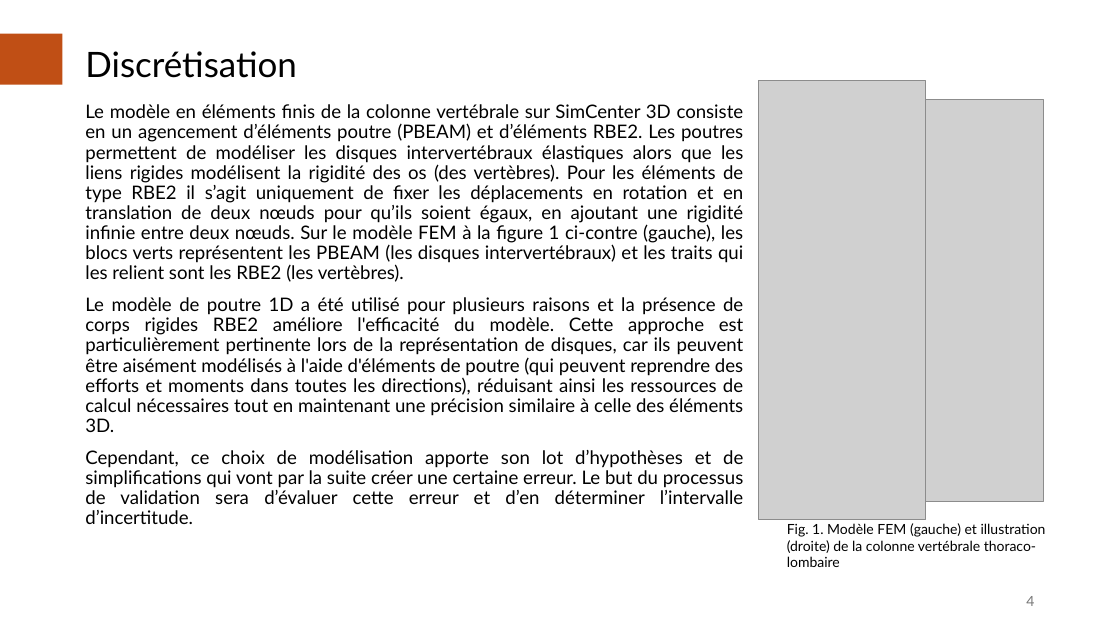
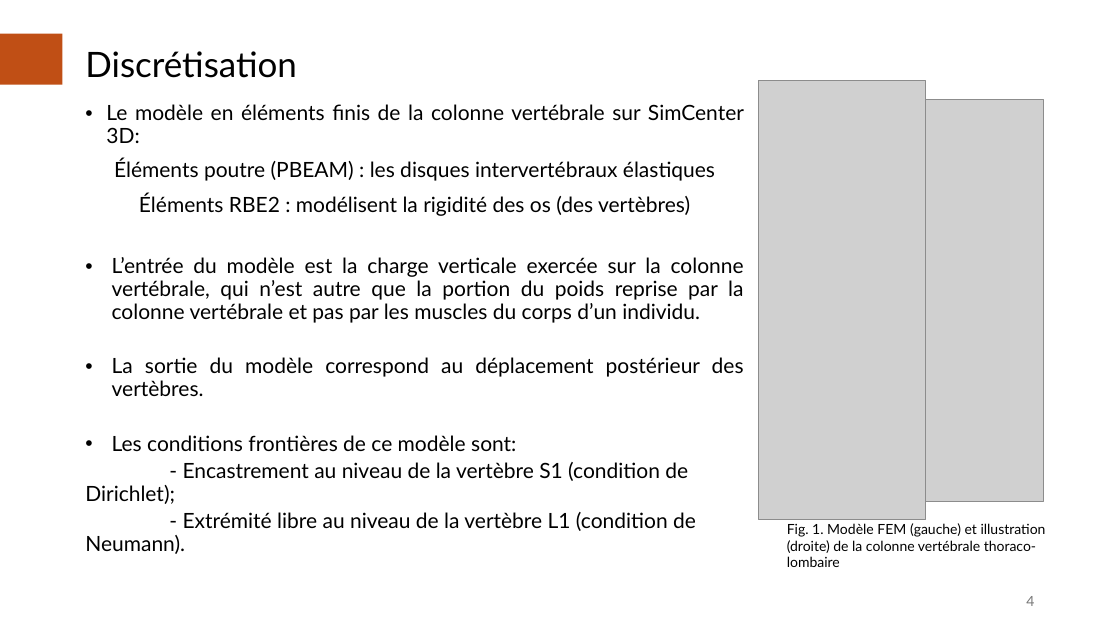
Before and after one commit to AcileSf/MEC8211ProjetFinal, a slide deck: slide 4 of Presentation_Projet.pptx. Drawn at 1120x630 pixels with LibreOffice and Linux fonts; fonts in the diff are those of the drawing; grey boxes stand for pictures. Boxes give left, top, right and bottom in pixels: in the first picture for what was removed or moved away, otherwise in the second. Text is boxed around its words. In the diff, an @@ line names an element or a change of style, - is before the commit and + after.

```diff
--- a/Presentation_Projet.pptx
+++ b/Presentation_Projet.pptx
@@ text at box(85, 104, 744, 554): text changed; size 16 to 18 pt @@
-Le modèle en éléments finis de la colonne vertébrale sur SimCenter 3D consiste en un agencement d’éléments poutre (PBEAM) et d’éléments RBE2. Les poutres permettent de modéliser les disques intervertébraux élastiques alors que les liens rigides modélisent la rigidité des os (des vertèbres). Pour les éléments de type RBE2 il s’agit uniquement de fixer les déplacements en rotation et en translation de deux nœuds pour qu’ils soient égaux, en ajoutant une rigidité infinie entre deux nœuds. Sur le modèle FEM à la figure 1 ci-contre (gauche), les blocs verts représentent les PBEAM (les disques intervertébraux) et les traits qui les relient sont les RBE2 (les vertèbres).
-Le modèle de poutre 1D a été utilisé pour plusieurs raisons et la présence de corps rigides RBE2 améliore l'efficacité du modèle. Cette approche est particulièrement pertinente lors de la représentation de disques, car ils peuvent être aisément modélisés à l'aide d'éléments de poutre (qui peuvent reprendre des efforts et moments dans toutes les directions), réduisant ainsi les ressources de calcul nécessaires tout en maintenant une précision similaire à celle des éléments 3D.
-Cependant, ce choix de modélisation apporte son lot d’hypothèses et de simplifications qui vont par la suite créer une certaine erreur. Le but du processus de validation sera d’évaluer cette erreur et d’en déterminer l’intervalle d’incertitude.
+• Le modèle en éléments finis de la colonne vertébrale sur SimCenter 3D:
+Éléments poutre (PBEAM) : les disques intervertébraux élastiques
+Éléments RBE2 : modélisent la rigidité des os (des vertèbres)
+• L’entrée du modèle est la charge verticale exercée sur la colonne vertébrale, qui n’est autre que la portion du poids reprise par la colonne vertébrale et pas par les muscles du corps d’un individu.
+• La sortie du modèle correspond au déplacement postérieur des vertèbres.
+• Les conditions frontières de ce modèle sont:
+- Encastrement au niveau de la vertèbre S1 (condition de Dirichlet);
+- Extrémité libre au niveau de la vertèbre L1 (condition de Neumann).
```
Also in this commit, not shown: 9 other slides changed, 1 slide removed.
